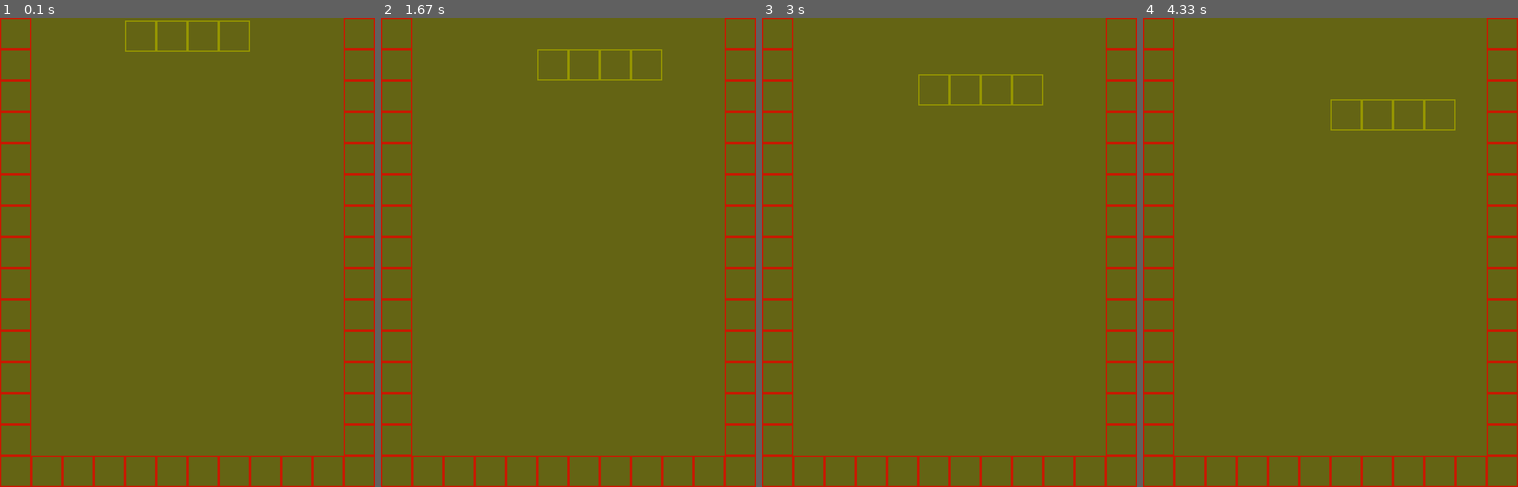
Above: before the commit, frames 1-4 (left to right).
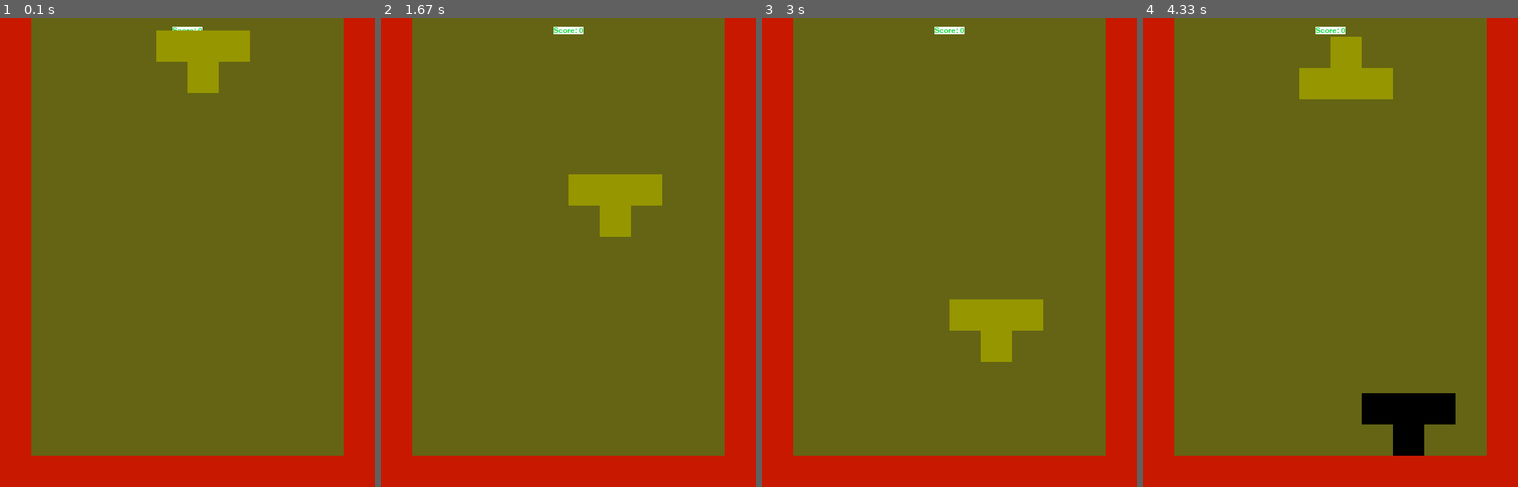
Above: after the commit, the same moments.

Repository: dgomezbau/Ejercicios-Python
Game: pygame game, started from Tetris/tetrisPyGame_v02.py
Two runs of this game, one before a commit and one after it. Both use one fixed random seed, a clock stepped at 60 frames per second and the inputs below.
Inputs:
- Up to frame 1 (0.1 s): no input
- Up to frame 2 (1.67 s): hold Right 0.33-0.8 s; hold Right 0.83-1.3 s; hold Left from 1.33 s (still down)
- Up to frame 3 (3 s): release Left at 1.87 s; hold Left 1.9-2.3 s; hold Right 2.33-2.97 s
- Up to frame 4 (4.33 s): hold Left 3-3.47 s; hold Right 3.5-3.97 s; hold Right from 4 s (still down)

The runs differ from the first frame. In frame 1, 21% of the frame differs, in the area x 0-100%, y 0-100%; in frame 2, 22%; in frame 3, 22%; in frame 4, 24%.

Commit message:
tetris: working on figures rotation

Diff:
--- /dev/null
+++ b/Tetris/background.py
@@ -0,0 +1,17 @@
+import pygame as pg
+
+class Back():
+
+    def __init__(self):
+        pass
+
+    def create_back_panel(self):
+        panel = []
+        for j in range (14):
+            line =[]
+            for i in range(1,11):
+                rect = pg.Rect(50*i,50*j,50,50)
+                line.append(rect)
+            panel.append(line)
+
+        return panel
--- a/Tetris/piezas.py
+++ b/Tetris/piezas.py
@@ -6,25 +6,42 @@
         self.number = number-1
 
         self.cuadrado_01 = [[True,True,False,False],[True,True,False,False],[False,False,False,False],[False,False,False,False]]
+
         self.linea4_v_02 = [[True,False,False,False],[True,False,False,False],[True,False,False,False],[True,False,False,False]]
         self.linea4_h_03 = [[True,True,True,True],[False,False,False,False],[False,False,False,False],[False,False,False,False]]
+
         self.linea2_v_04 = [[True,False,False,False],[True,False,False,False],[False,False,False,False],[False,False,False,False]]
         self.linea2_h_05 = [[True,True,False,False],[False,False,False,False],[False,False,False,False],[False,False,False,False]]
+
         self.punto_06 = [[True,False,False,False],[True,False,False,False],[True,False,False,False],[True,False,False,False]]
+
         self.ese_v_07 = [[True,False,False,False],[True,True,False,False],[False,True,False,False],[False,False,False,False]]
         self.ese_h_08 = [[False,True,True,False],[True,True,False,False],[False,False,False,False],[False,False,False,False]]
+
         self.cuatro_v_09 = [[False,True,False,False],[True,True,False,False],[True,False,False,False],[False,False,False,False]]
         self.cuatro_h_10 = [[True,True,False,False],[False,True,True,False],[False,False,False,False],[False,False,False,False]]
+
         self.piramide_v_d_11 = [[True,False,False,False],[True,True,False,False],[True,False,False,False],[False,False,False,False]]
         self.piramide_v_i_12 = [[False,True,False,False],[True,True,False,False],[False,True,False,False],[False,False,False,False]]
         self.piramide_h_up_13 = [[False,True,False,False],[True,True,True,False],[False,False,False,False],[False,False,False,False]]
         self.piramide_h_down_14 = [[True,True,True,False],[False,True,False,False],[False,False,False,False],[False,False,False,False]]
+
+        self.ele_derecha_v_down_15 = [[True,False,False,False],[True,False,False,False],[True,True,False,False],[False,False,False,False]]
+        self.ele_derecha_h_up_16 = [[False,False,True,False],[True,True,True,False],[False,False,False,False],[False,False,False,False]]
+        self.ele_derecha_v_up_17 = [[True,True,False,False],[False,True,False,False],[False,True,False,False],[False,False,False,False]]
+        self.ele_derecha_h_down_18 = [[True,True,True,False],[True,False,False,False],[False,False,False,False],[False,False,False,False]]
+
+        self.ele_izquierda_v_down_19 = [[False,True,False,False],[False,True,False,False],[True,True,False,False],[False,False,False,False]]
+        self.ele_izquierda_h_up_20 = [[False,False,True,False],[True,True,True,False],[False,False,False,False],[False,False,False,False]]
+        self.ele_izquierda_v_up_21 = [[True,True,False,False],[False,True,False,False],[False,True,False,False],[False,False,False,False]]
+        self.ele_izquierda_h_down_22 = [[True,True,True,False],[False,False,True,False],[True,True,False,False],[False,False,False,False]]
+
         self.figure_list = [self.cuadrado_01, self.linea4_v_02, self.linea4_h_03, self.linea2_v_04, self.linea2_h_05, self.punto_06, self.ese_v_07, self.ese_h_08, self.cuatro_v_09, self.cuatro_h_10, self.piramide_v_d_11, self.piramide_v_i_12, self.piramide_h_up_13, self.piramide_h_down_14]
 
-        self.x = 200
+        self.x = 250
         self.y = 0
         self.x_move = 50
-        self.y_move = 2
+        self.y_move = 10
 
     def figure_to_rect(self):
         rect_list = []
@@ -36,26 +53,29 @@
 
     def draw_rects(self, rect_list, screen):
         for rect in rect_list:
-            pg.draw.rect(screen, (150,150,0), rect, 2)
+            pg.draw.rect(screen, (150,150,0), rect, 0)
 
-    def move_down(self, rect_list, colision, screen):
-        if not colision:
+    def move_down(self, rect_list, colision_wall, colision_fixed, screen):
+        if not colision_wall and not colision_fixed:
             for rect in rect_list:
                 rect.y += self.y_move
-                pg.draw.rect(screen, (150,150,0), rect, 2)
+                pg.draw.rect(screen, (150,150,0), rect, 0)
+
+    def move_up(self, rect_list, screen):
+        for rect in rect_list:
+            rect.y -= self.y_move
+            pg.draw.rect(screen, (150,150,0), rect, 0)
 
 
-    def move_left(self, rect_list, colision, screen):
-        if not colision:
-            for rect in rect_list:
-                rect.x -= self.x_move
-                pg.draw.rect(screen, (150,150,0), rect, 2)
+    def move_left(self, rect_list, screen):
+        for rect in rect_list:
+            rect.x -= self.x_move
+            pg.draw.rect(screen, (150,150,0), rect, 0)
 
-    def move_right(self, rect_list, colision, screen):
-        if not colision:
-            for rect in rect_list:
-                rect.x += self.x_move
-                pg.draw.rect(screen, (150,150,0), rect, 2)
+    def move_right(self, rect_list, screen):
+        for rect in rect_list:
+            rect.x += self.x_move
+            pg.draw.rect(screen, (150,150,0), rect, 0)
 
     def getX_move(self):
         return self.x_move
--- a/Tetris/tetrisPyGame_v02.py
+++ b/Tetris/tetrisPyGame_v02.py
@@ -2,6 +2,41 @@
 import sys
 import piezas
 import walls
+import random
+import background
+
+
+def fixation(complete_estructure, rect_list, colision_down):
+    if colision_down:
+        for rect in rect_list:
+            complete_estructure.append(rect)
+    return complete_estructure
+
+def draw_complete(complete_estructure, screen):
+    for rect in complete_estructure:
+        pg.draw.rect(screen, (0,0,0), rect, 0)
+
+def check_for_line(back_panel, complete_estructure):
+    line_index = []
+    for line in back_panel:
+        colision_count = 0
+        for virtual_rect in line:
+            for rect in complete_estructure:
+                if rect.contains(virtual_rect):
+                    colision_count +=1
+            if colision_count == len(line):
+                line_index.append(back_panel.index(line))
+    return line_index
+
+def rebuild(complete_estructure, lines, back_panel):
+    for line in lines:
+        for virtual_rect in back_panel[line]:
+            for rect in complete_estructure:
+                if rect.contains(virtual_rect):
+                    complete_estructure.remove(rect)
+        for rect in complete_estructure:
+            if rect.y <= 50*(line-1):
+                rect.y += 50
 
 def main():
     screen = pg.display.set_mode((600, 750))
@@ -13,47 +48,101 @@
     wall_rigth = walls_game.create_walls_right()
     wall_down = walls_game.create_walls_down()
 
+    complete_estructure = []
+
+    back_panel = background.Back().create_back_panel()
+
+    score = 0
+
 
     done = False
-    colision_wall_left = False
-    colision_wall_rigth = False
-    colision_wall_down = False
-    screen.fill((100, 100, 20))
-    pz = piezas.Pieza(2)
-    pz_list = pz.figure_to_rect()
-    pz.draw_rects(pz_list, screen)
 
     while not done:
         for event in pg.event.get():
             if event.type == pg.QUIT:
                 done = True
-            if event.type == pg.KEYDOWN:
-                if event.key == pg.K_LEFT:
-                    pz.move_left(pz_list, colision_wall_left, screen)
-                    colision_wall_rigth = False
-                if event.key == pg.K_RIGHT:
-                    pz.move_right(pz_list, colision_wall_rigth, screen)
-                    colision_wall_left = False
 
-        for pz_rect in pz_list:
-            for wall_rect in wall_left:
-                if wall_rect.colliderect(pz_rect):
-                    colision_wall_left = True
-            for wall_rect in wall_rigth:
-                if wall_rect.colliderect(pz_rect):
-                    colision_wall_rigth = True
-            for wall_rect in wall_down:
-                if wall_rect.colliderect(pz_rect):
-                    colision_wall_down = True
 
+        lines = check_for_line(back_panel, complete_estructure)
+        score += len(lines)*1000
+        rebuild(complete_estructure, lines, back_panel)
+
+
+        colision_wall_down = False
+        colision_fixed = False
         screen.fill((100, 100, 20))
-        walls_game.draw_walls(wall_left, screen)
-        walls_game.draw_walls(wall_rigth, screen)
-        walls_game.draw_walls(wall_down, screen)
-        pz.move_down(pz_list, colision_wall_down, screen)
-        pg.display.flip()
-        clock.tick(15)
-        #print(colision)
+
+
+        pz = piezas.Pieza(random.randrange(1,15))
+        pz_list = pz.figure_to_rect()
+        pz.draw_rects(pz_list, screen)
+
+
+
+        while not colision_wall_down and not colision_fixed:
+            last_key = None
+            for event in pg.event.get():
+                if event.type == pg.QUIT:
+                    done = True
+                if event.type == pg.KEYDOWN:
+                    if event.key == pg.K_LEFT:
+                        pz.move_left(pz_list, screen)
+                        last_key = "L"
+                    if event.key == pg.K_RIGHT:
+                        pz.move_right(pz_list, screen)
+                        last_key = "R"
+
+            for pz_rect in pz_list:
+                for wall_rect in wall_left:
+                    if wall_rect.colliderect(pz_rect):
+                        pz.move_right(pz_list, screen)
+
+                for fixed in complete_estructure:
+                    if fixed.colliderect(pz_rect):
+                        if last_key == "L":
+                            pz.move_right(pz_list, screen)
+
+                for wall_rect in wall_rigth:
+                    if wall_rect.colliderect(pz_rect):
+                        pz.move_left(pz_list, screen)
+
+                for fixed in complete_estructure:
+                    if fixed.colliderect(pz_rect):
+                        if last_key == "R":
+                            pz.move_left(pz_list, screen)
+
+                for fixed in complete_estructure:
+                    if fixed.colliderect(pz_rect):
+                        colision_fixed = True
+                        pz.move_up(pz_list, screen)
+
+                for wall_rect in wall_down:
+                    if wall_rect.colliderect(pz_rect):
+                        colision_wall_down = True
+                        pz.move_up(pz_list, screen)
+
+
+            screen.fill((100, 100, 20))
+
+            complete_estructure = fixation(complete_estructure, pz_list, colision_wall_down)
+            complete_estructure = fixation(complete_estructure, pz_list, colision_fixed)
+            draw_complete(complete_estructure, screen)
+
+            walls_game.draw_walls(wall_left, screen)
+            walls_game.draw_walls(wall_rigth, screen)
+            walls_game.draw_walls(wall_down, screen)
+
+            font = pg.font.Font('freesansbold.ttf', 12)
+            text = font.render("Score: " + str(score), True, (25,220,68), (255,255,255))
+            textRect = text.get_rect()
+            textRect.center = (300, 20)
+            screen.blit(text, textRect)
+
+            pz.move_down(pz_list, colision_wall_down, colision_fixed, screen)
+
+            pg.display.flip()
+            clock.tick(15)
+            #print(colision)
 
 if __name__ == '__main__':
     pg.init()
--- a/Tetris/walls.py
+++ b/Tetris/walls.py
@@ -41,4 +41,4 @@
 
     def draw_walls(self, walls, screen):
         for wall in walls:
-            pg.draw.rect(screen, (200,25,0), wall, 2)
+            pg.draw.rect(screen, (200,25,0), wall, 0)
